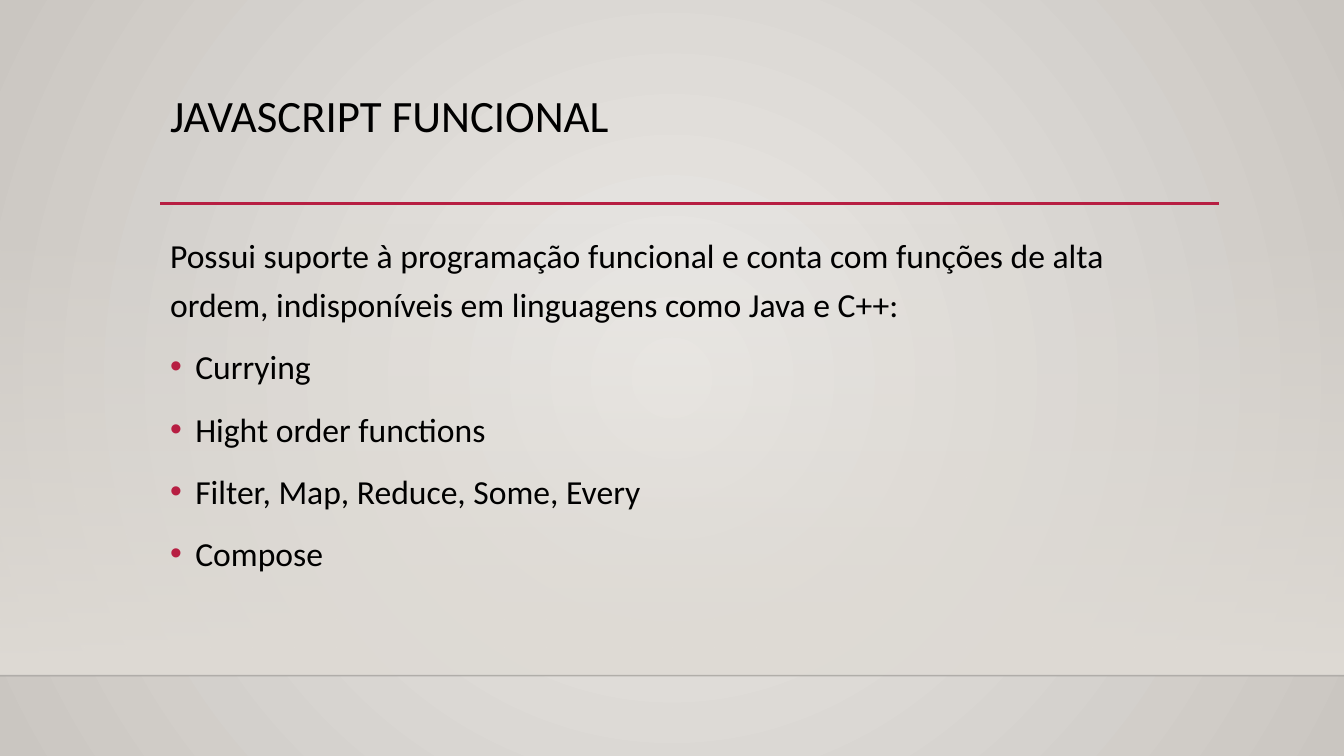
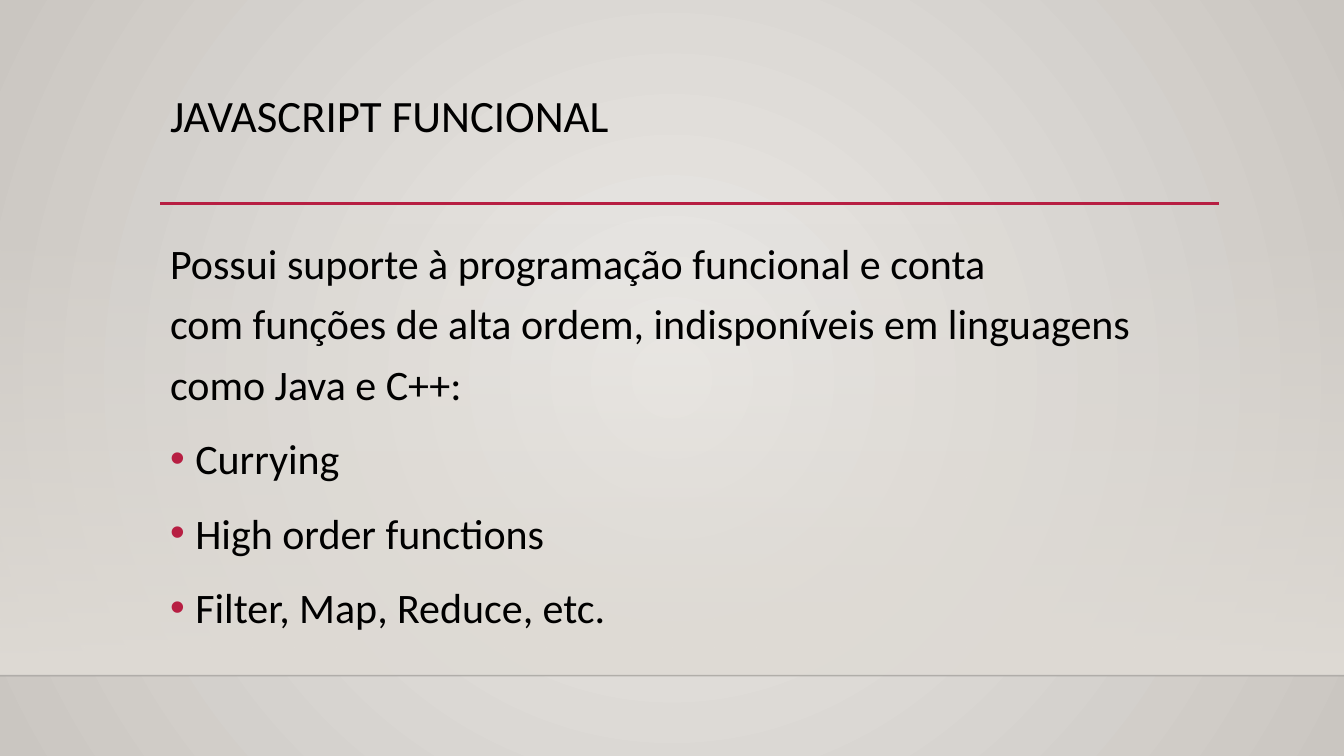
Before and after one commit to TheSennin/Arquivos_Facul, a slide deck: slide 11 of Paradigmas de linguagens de programação/seminário paradigmas/Apresentação1.pptx (slide 10 before the commit). Drawn at 1344x756 pixels with LibreOffice and Linux fonts; fonts in the diff are those of the drawing; background and template pictures are left out. Boxes give left, top, right and bottom in pixels: in the first picture for what was removed or moved away, otherwise in the second. Text is boxed around its words. In the diff, an @@ line names an element or a change of style, - is before the commit and + after.

```diff
--- a/Paradigmas de linguagens de programação/seminário paradigmas/Apresentação1.pptx
+++ b/Paradigmas de linguagens de programação/seminário paradigmas/Apresentação1.pptx
@@ text at [170,250,1130,482]: size 24 to 30 pt in "Possui suporte à programação funcional e conta ...", "Currying" @@
@@ text at [195,520,605,630]: text changed; size 24 to 30 pt @@
-• Hight order functions
-• Filter, Map, Reduce, Some, Every
-• Compose
+• High order functions
+• Filter, Map, Reduce, etc.
```
Also in this commit, not shown: 5 other slides changed, 5 slides added.
